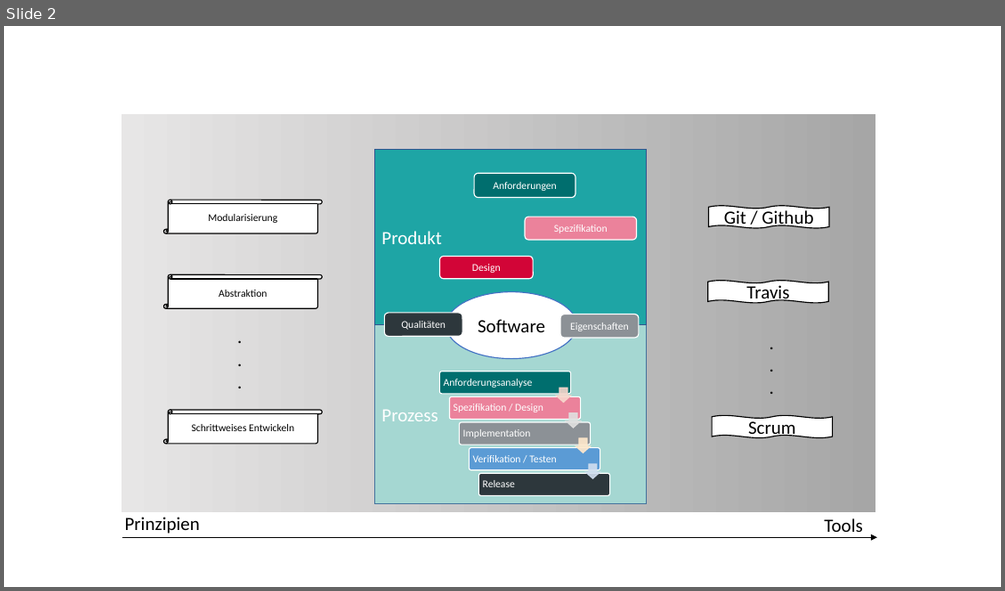
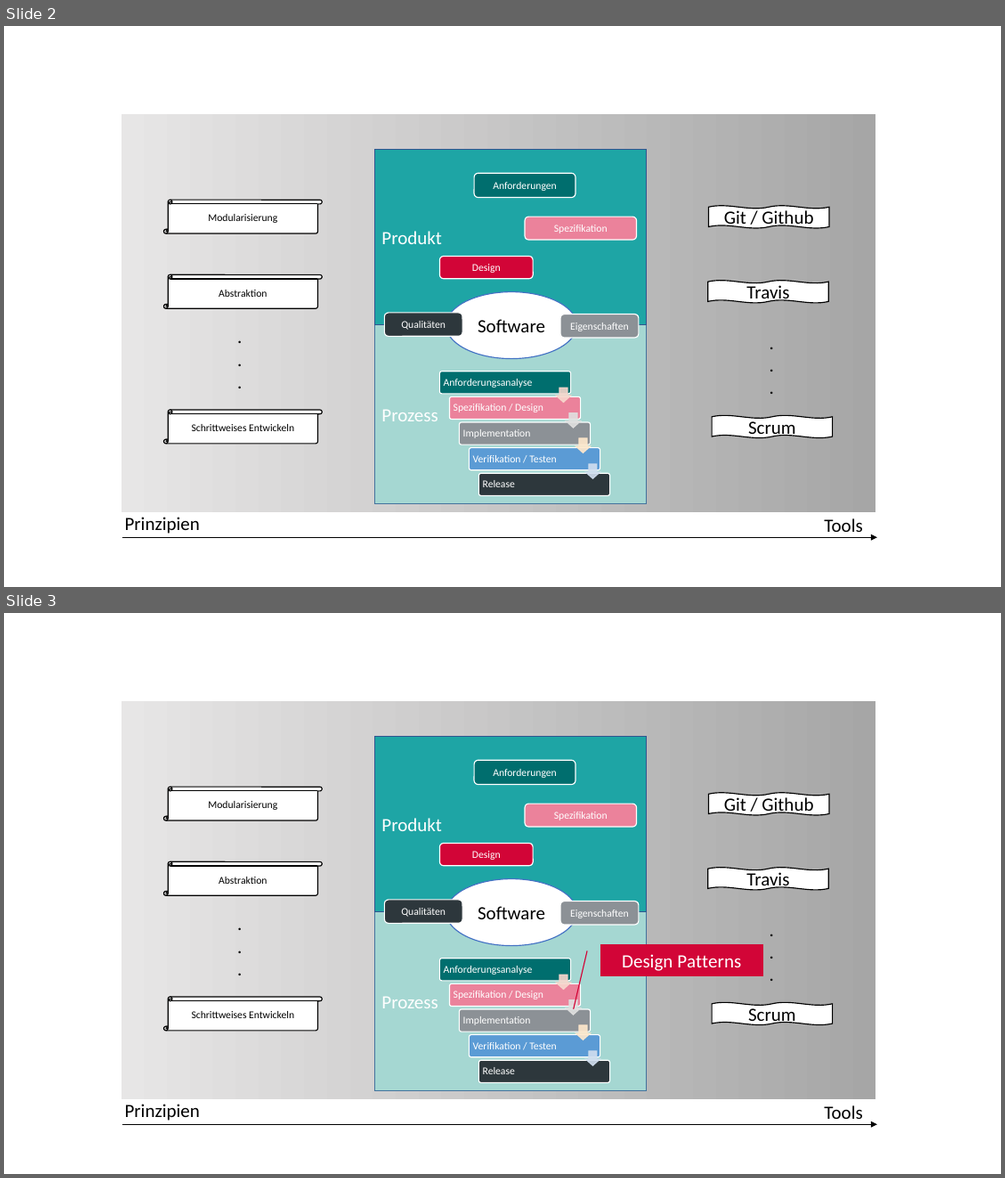
Before and after one commit to unibas-marcelluethi/software-engineering, a slide deck: docs/slides/drawings/graphics.pptx. Shown one above the other, each under a label of ours: slide 2 before the commit, slides 2 and 3 after it. The pictures are 1005x591 and 1005x1178 pixels, drawn with LibreOffice and Linux fonts; fonts in the diff are those of the drawing. Boxes give left, top, right and bottom in pixels: in the first picture for what was removed or moved away, otherwise in the second. Text is boxed around its words. In the diff, an @@ line names an element or a change of style, - is before the commit and + after.

```diff
--- a/docs/slides/drawings/graphics.pptx
+++ b/docs/slides/drawings/graphics.pptx
@@ slide 3 added at [4, 613, 1001, 1174], background #FFFFFF @@
@@ rectangle added at [121, 701, 876, 1099], fill gradient #A6A6A6 to #E7E6E6 @@
@@ rectangle added at [375, 737, 647, 911], fill #1EA5A5, outline #325491 1 pt, 18 pt, text #FFFFFF @@
+Produkt
@@ rounded rectangle added at [474, 761, 576, 785], fill #006E6E, outline #FFFFFF 1 pt, 10 pt, text #FFFFFF @@
+Anforderungen
@@ vertical scroll added at [164, 787, 323, 820], fill #FFFFFF, outline #000000 1 pt, 10 pt, text #000000 @@
+Modularisierung
@@ double wave added at [708, 793, 829, 815], fill #FFFFFF, outline #000000 1 pt, 18 pt, text #000000 @@
+Git / Github
@@ rounded rectangle added at [526, 803, 637, 827], fill #EB829B, outline #FFFFFF 1 pt, 10 pt, text #FFFFFF @@
+Spezifikation
@@ rounded rectangle added at [440, 844, 534, 866], fill #D20537, outline #FFFFFF 1 pt, 10 pt, text #FFFFFF @@
+Design
@@ vertical scroll added at [164, 862, 323, 896], fill #FFFFFF, outline #000000 1 pt, 10 pt, text #000000 @@
+Abstraktion
@@ ellipse added at [446, 879, 577, 946], fill #FFFFFF, outline #4472C4 1 pt, 18 pt, text #000000 @@
+Software
@@ double wave added at [708, 868, 828, 890], fill #FFFFFF, outline #000000 1 pt, 18 pt, text #000000 @@
+Travis
@@ rounded rectangle added at [385, 900, 462, 923], fill #2D373C, outline #FFFFFF 1 pt, 10 pt, text #FFFFFF @@
+Qualitäten
@@ rounded rectangle added at [560, 900, 639, 925], fill #8C9196, outline #FFFFFF 1 pt, 10 pt, text #FFFFFF @@
+Eigenschaften
@@ text added at [231, 908, 245, 984], 18 pt, text #000000 @@
+...
@@ rectangle added at [375, 912, 647, 1091], fill #A5D7D2, outline #43739E 1 pt, 18 pt, text #FFFFFF @@
+Prozess
@@ text added at [762, 915, 777, 989], 18 pt, text #000000 @@
+...
@@ border callout added at [600, 945, 763, 976], fill #D20537, outline #D20537 1 pt, 18 pt, text #FFFFFF @@
+Design Patterns
@@ vertical scroll added at [164, 997, 323, 1030], fill #FFFFFF, outline #000000 1 pt, 10 pt, text #000000 @@
+Schrittweises Entwickeln
@@ double wave added at [712, 1003, 833, 1025], fill #FFFFFF, outline #000000 1 pt, 18 pt, text #000000 @@
+Scrum
@@ group added at [440, 958, 610, 1083]: 5 rounded rectangles, 5 texts, 4 down arrows @@
+Anforderungsanalyse
+Spezifikation / Design
+Implementation
+Verifikation / Testen
+Release
@@ text added at [125, 1103, 200, 1120], 18 pt, text #000000 @@
+Prinzipien
@@ text added at [824, 1105, 862, 1119], 18 pt, text #000000 @@
+Tools
@@ arrow added from (122, 1125) to (877, 1125), #000000 0.5 pt @@
```
Also in this commit, not shown: 1 slide changed, 3 other files.
